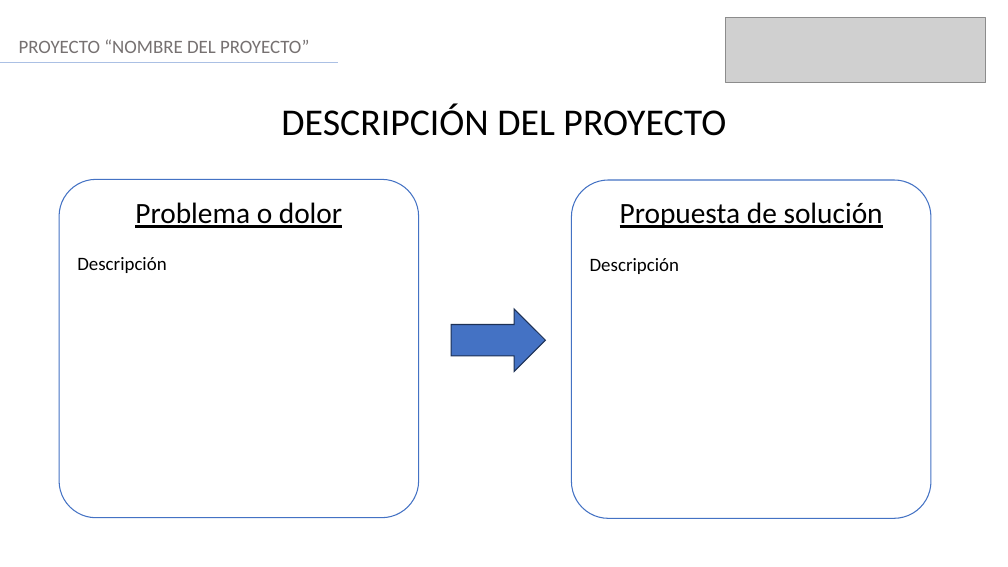
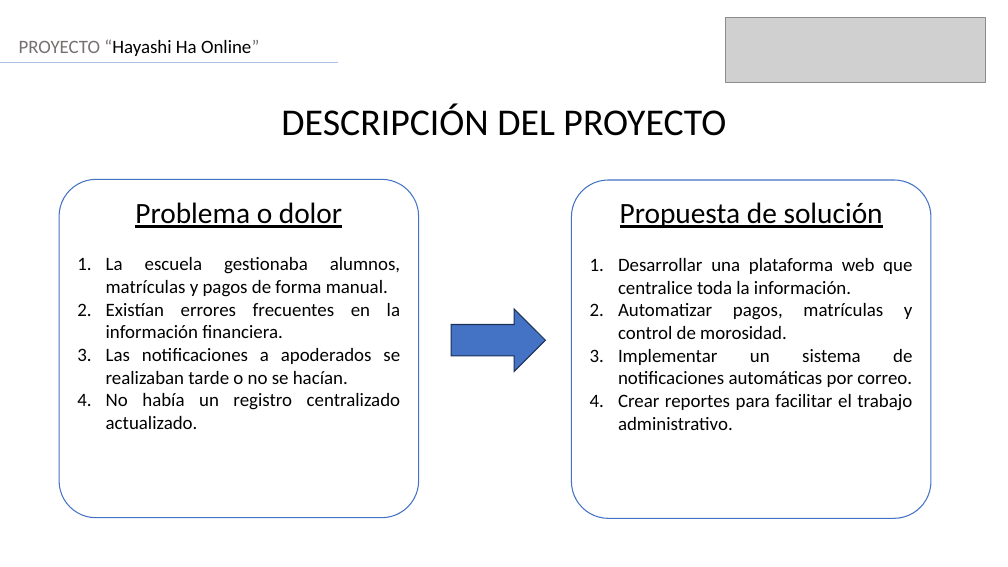
Before and after one commit to Ceidima/2025_PO_Capstone_708D_Grupo_6, a slide deck: slide 3 of Fase 3/Evidencias Proyecto/Formato Presentación final.pptx. Drawn at 1008x567 pixels with LibreOffice and Linux fonts; fonts in the diff are those of the drawing; grey boxes stand for pictures. Boxes give left, top, right and bottom in pixels: in the first picture for what was removed or moved away, otherwise in the second. Text is boxed around its words. In the diff, an @@ line names an element or a change of style, - is before the commit and + after.

```diff
--- a/Fase 3/Evidencias Proyecto/Formato Presentación final.pptx
+++ b/Fase 3/Evidencias Proyecto/Formato Presentación final.pptx
@@ text at box(19, 39, 259, 56): text changed; text colour #767171 to #000000 @@
-PROYECTO “NOMBRE DEL PROYECTO”
+PROYECTO “Hayashi Ha Online”
@@ text in rounded rectangle at box(106, 257, 400, 429): text changed @@
-Descripción
+1. La escuela gestionaba alumnos, matrículas y pagos de forma manual.
+2. Existían errores frecuentes en la información financiera.
+3. Las notificaciones a apoderados se realizaban tarde o no se hacían.
+4. No había un registro centralizado actualizado.
@@ text in rounded rectangle at box(618, 258, 913, 430): text changed @@
-Descripción
+1. Desarrollar una plataforma web que centralice toda la información.
+2. Automatizar pagos, matrículas y control de morosidad.
+3. Implementar un sistema de notificaciones automáticas por correo.
+4. Crear reportes para facilitar el trabajo administrativo.
```
Also in this commit, not shown: 11 other slides changed, 1 slide added, 1 slide removed, 2 other files.
